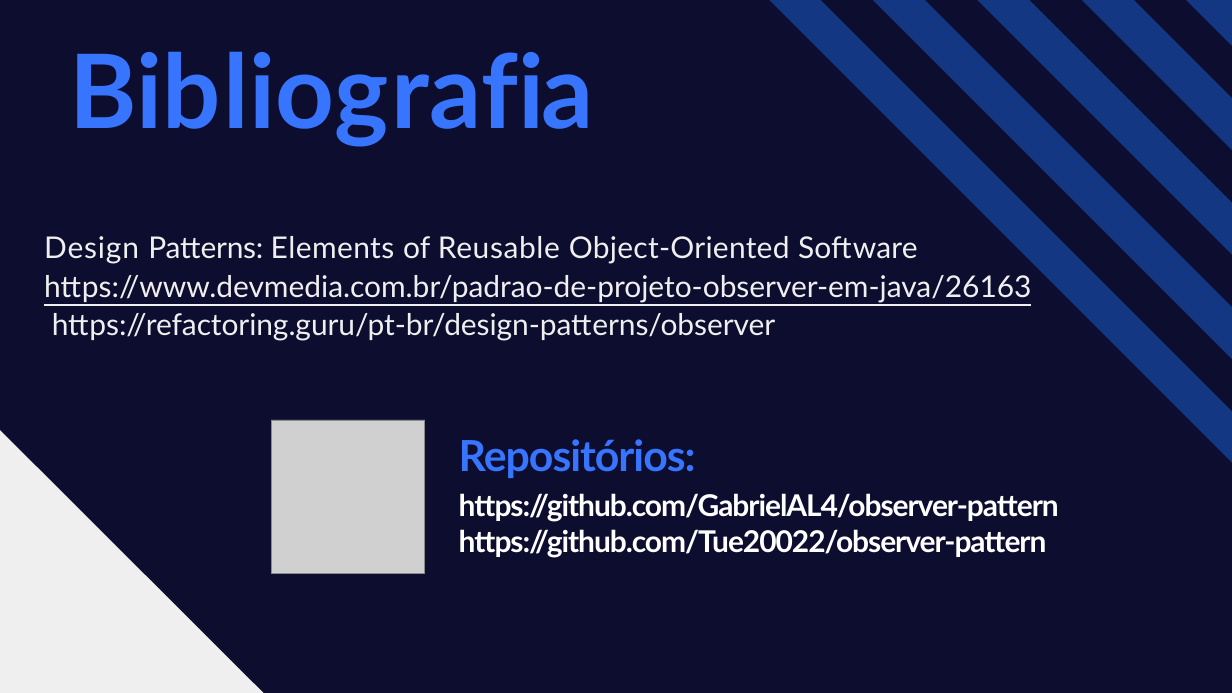
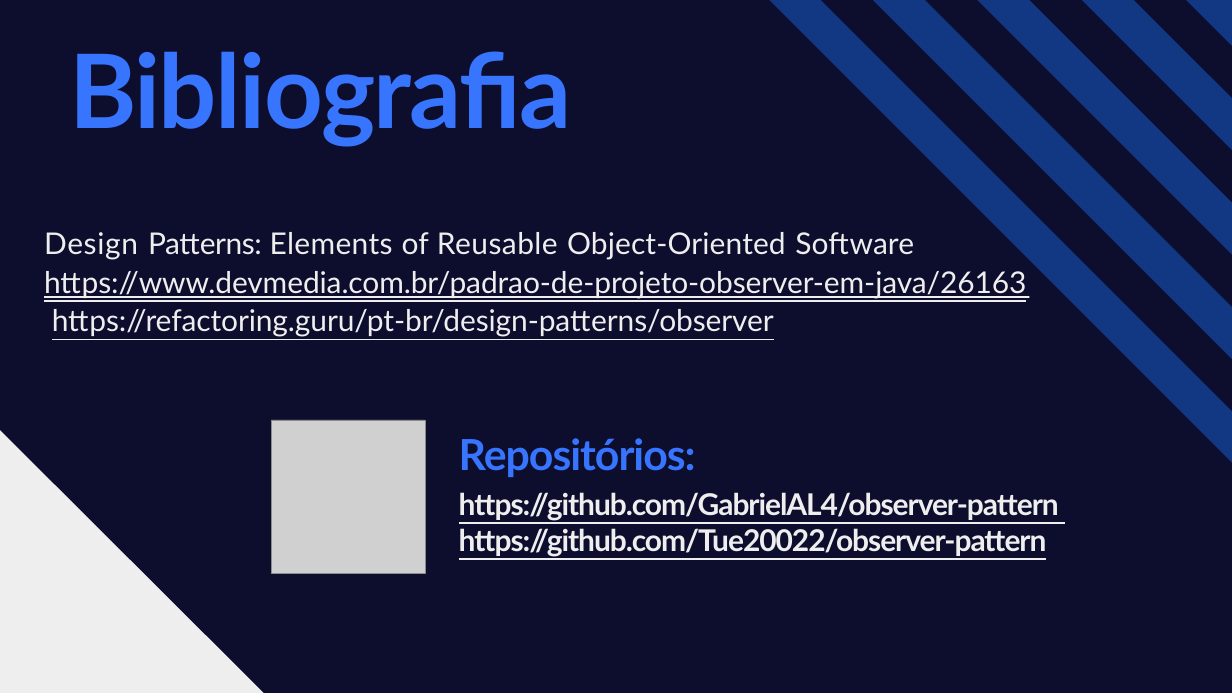
Before and after one commit to GabrielAL4/observer-pattern, a slide deck: slide 12 of Padrão Observer - Design Pattern.pptx. Drawn at 1232x693 pixels with LibreOffice and Linux fonts; fonts in the diff are those of the drawing; grey boxes stand for pictures; background and template pictures are left out. Boxes give left, top, right and bottom in pixels: in the first picture for what was removed or moved away, otherwise in the second. Text is boxed around its words. In the diff, an @@ line names an element or a change of style, - is before the commit and + after.

```diff
--- a/Padrão Observer - Design Pattern.pptx
+++ b/Padrão Observer - Design Pattern.pptx
@@ freeform shape at (x1=0, y1=0, x2=1232, y2=693): fill #0D0D2F to #0D0D2E; outline redrawn @@
@@ title "Bibliografia" at (x1=69, y1=51, x2=571, y2=146): letter spacing -2.2 to -1.8 pt, letter spacing -3.1 to -1.8 pt, letter spacing 2.8 to -1.8 pt, letter spacing -1.3 to -1.8 pt, letter spacing -0.6 to -1.8 pt, letter spacing 3.1 to -1.8 pt, letter spacing -4.3 to -1.8 pt, letter spacing -3.2 to -1.8 pt in "Bibliografia" @@
@@ freeform shape at (x1=769, y1=0, x2=1232, y2=463): fill #133783 to #123783; outline redrawn @@
@@ text at (x1=44, y1=232, x2=1026, y2=337): text colour #EFEFEF to #EEEEEE in "Design Patterns: Elements of Reusable Object-Oriented Softwa ..."; letter spacing 0.9 to 0.8 pt in "Design"; letter spacing -0.4 to -0.6 pt in "Patterns:"; letter spacing 0.5 to 0.4 pt in "Elements"; letter spacing 0.2 to 0.1 pt in "of Software"; letter spacing 0.7 to 0.5 pt in "Reusable"; letter spacing 0.3 to 0.1 pt in "Object-Oriented"; underline on in "https://refactoring.guru/pt-br/design-patterns/observer" @@
@@ freeform shape added at (x1=44, y1=296, x2=1030, y2=298), fill #EEEEEE @@
@@ text at (x1=459, y1=438, x2=1059, y2=557): paragraphs added @@
+Repositórios:
+https://github.com/GabrielAL4/observer-pattern https://github.com/Tue20022/observer-pattern
@@ text removed at (x1=459, y1=439, x2=1059, y2=558) @@
-Repositórios:
-https://github.com/GabrielAL4/observer-pattern https://github.com/Tue20022/observer-pattern
```
Also in this commit, not shown: 11 other slides changed, 1 other file.
